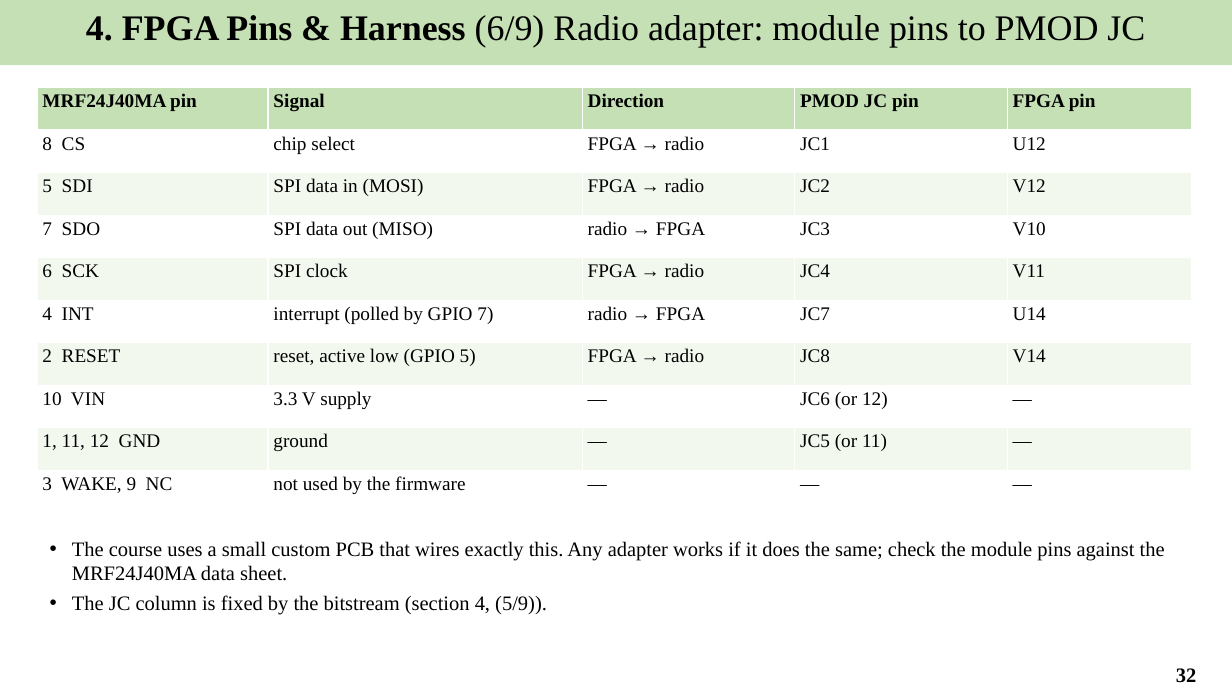
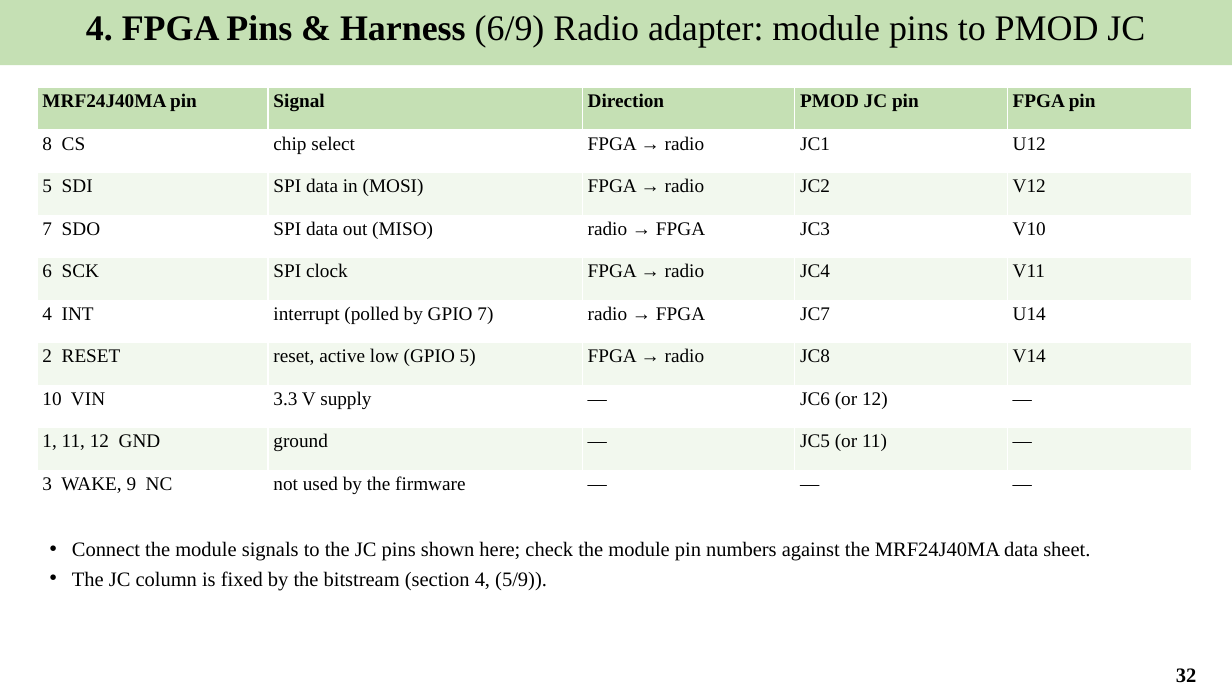
Before and after one commit to Khaiduy/chipyard-edhoc, a slide deck: slide 32 of fpga/sw/export/docs/slides/01_EDHOC_SoC_on_Arty_A7-100T.pptx. Drawn at 1232x693 pixels with LibreOffice and Linux fonts; fonts in the diff are those of the drawing. Boxes give left, top, right and bottom in pixels: in the first picture for what was removed or moved away, otherwise in the second. Text is boxed around its words. In the diff, an @@ line names an element or a change of style, - is before the commit and + after.

Commit message:
docs: clone main directly, no course tag

```diff
--- a/fpga/sw/export/docs/slides/01_EDHOC_SoC_on_Arty_A7-100T.pptx
+++ b/fpga/sw/export/docs/slides/01_EDHOC_SoC_on_Arty_A7-100T.pptx
@@ text at bbox=[72, 541, 1090, 561]: text changed @@
-• The course uses a small custom PCB that wires exactly this. Any adapter works if it does the same; check the module pins against the MRF24J40MA data sheet.
+• Connect the module signals to the JC pins shown here; check the module pin numbers against the MRF24J40MA data sheet.
```
Also in this commit, not shown: 4 other slides changed, 3 other files.
